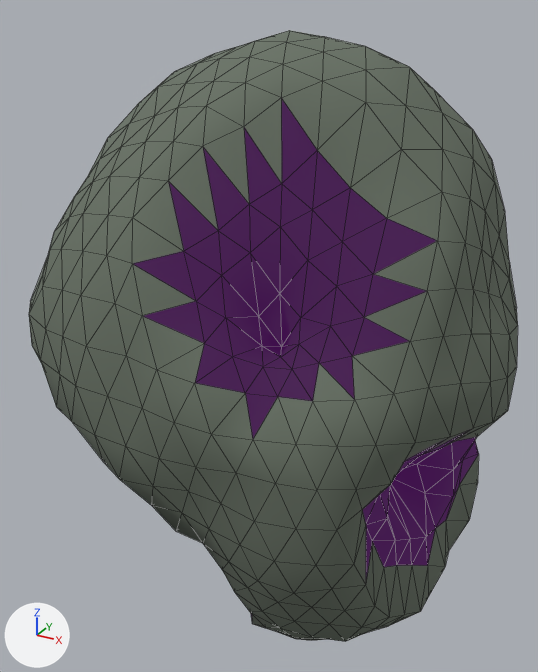
Before and after pictures for a commit that changed the glTF model assets/asteroids/asteroid_med_03.glb.
Rendered twice from a 50 mm camera at (1.11, -2.15, 1.27) aimed at (-0.09, 0.03, 0.18). The lights are fixed; the arrows at lower left show +X, +Y and +Z. The first picture is the older version. Mesh edges are drawn as thin lines.

In view in the first picture: 'asteroid_med_03'.
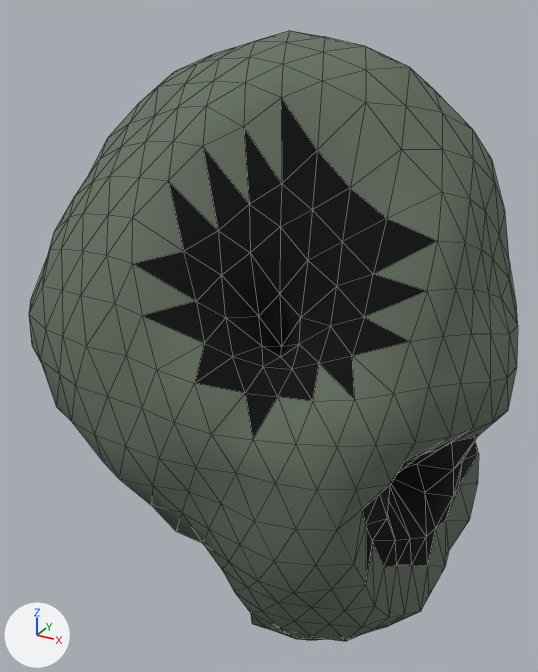
Pixel boxes (x1, y1, x2, y2) of what changed, in the pictures (538 x 672 px):
'asteroid_med_03', recoloured, surface changed (darker)
    both: (132, 99, 479, 627)

Edits to the bpy script that builds the scene:
```text
Change mat_crater_asteroid_med_03:
    mat_crater_asteroid_med_03.base_color: (0.02, 0.01, 0.02) -> (0.0, 0.0, 0.0)  # black #271927 -> black #000000
    remove mat_crater_asteroid_med_03.emission_color = (0.042, 0.0, 0.063)  # dark purple #3a0047
    remove mat_crater_asteroid_med_03.emission_strength = 1.0
```
